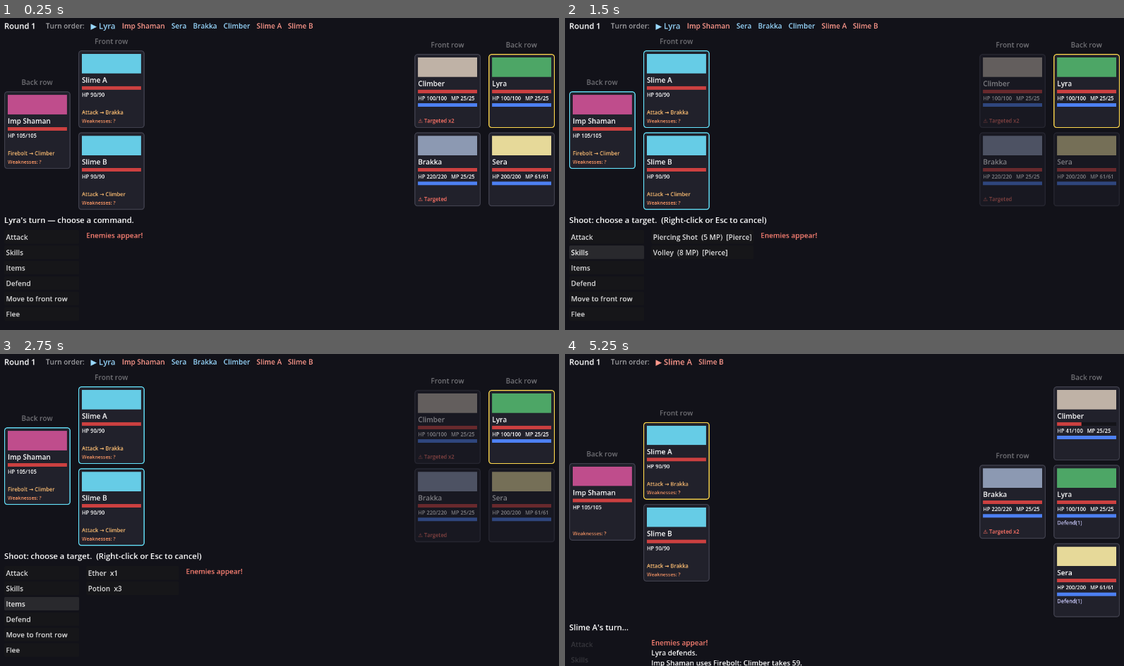
Above: before the commit, frames 1-4 (two rows, left to right).
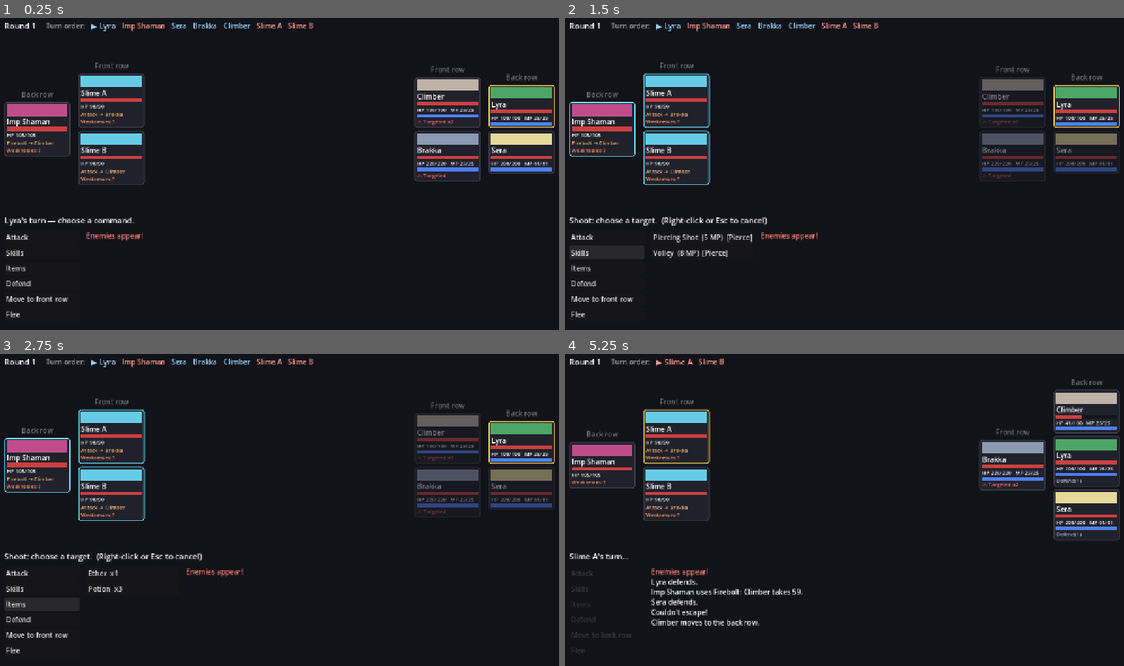
Above: after the commit, the same moments.

Repository: Wozo-bit/Tower-Climber
Game: Godot game, scene res://scenes/battle.tscn
Two runs of this game, one before a commit and one after it. Both use one fixed random seed, a clock stepped at 60 frames per second and the inputs below. This scene is started directly instead of the project's main scene.
Inputs (mouse positions are in pixels of both pictures, inside the frame that each line leads up to):
- Up to frame 1 (0.25 s): no input
- Up to frame 2 (1.5 s): click "Attack" at 0.5 s; click "Skills" at 1.25 s
- Up to frame 3 (2.75 s): click "Items" at 2 s
- Up to frame 4 (5.25 s): click "Defend" at 2.75 s; tap Enter at 3.5 s; drag from (604, 466) to (900, 438) at 3.52 s; click "Flee" at 4.25 s; click "Move to back row" at 5 s

The runs differ from the first frame. In frame 1, 11% of the frame differs, in the area x 0-100%, y 1-96%; in frame 2, 11%; in frame 3, 11%; in frame 4, 14%, in the area x 0-100%, y 1-100%.

Commit message:
Fit every screen to the window; battle commands always visible
- Scale the game to any window size / fullscreen (stretch canvas_items, expand)
- Battle screen needed up to 915px of height in a 720px game, pushing the
  commands off screen: compact unit cards (168px -> ~110px), hide empty
  status/intent lines, and let the battlefield scroll instead of growing

Co-Authored-By: Claude Opus 5.5 <noreply@anthropic.com>

Diff:
--- a/project.godot
+++ b/project.godot
@@ -24,3 +24,5 @@
 
 window/size/viewport_width=1280
 window/size/viewport_height=720
+window/stretch/mode="canvas_items"
+window/stretch/aspect="expand"
--- a/scripts/ui/battle/battle_screen.gd
+++ b/scripts/ui/battle/battle_screen.gd
@@ -464,10 +464,16 @@
 	top.add_child(_turn_strip)
 
 	# --- Middle: battlefield ---
+	# Scrolls (rarely) instead of growing, so the commands below always stay on screen.
+	var field_scroll := ScrollContainer.new()
+	field_scroll.size_flags_vertical = Control.SIZE_EXPAND_FILL
+	field_scroll.horizontal_scroll_mode = ScrollContainer.SCROLL_MODE_DISABLED
+	root.add_child(field_scroll)
 	var field := HBoxContainer.new()
+	field.size_flags_horizontal = Control.SIZE_EXPAND_FILL
 	field.size_flags_vertical = Control.SIZE_EXPAND_FILL
 	field.add_theme_constant_override("separation", 18)
-	root.add_child(field)
+	field_scroll.add_child(field)
 	for key in ["enemy_back", "enemy_front"]:
 		field.add_child(_make_column(key))
 	var spacer := Control.new()
@@ -483,7 +489,7 @@
 
 	# --- Bottom: commands | skills | log ---
 	var bottom := HBoxContainer.new()
-	bottom.custom_minimum_size.y = 220
+	bottom.custom_minimum_size.y = 210
 	bottom.add_theme_constant_override("separation", 16)
 	root.add_child(bottom)
 
@@ -535,7 +541,7 @@
 func _make_column(key: String) -> VBoxContainer:
 	var col := VBoxContainer.new()
 	col.alignment = BoxContainer.ALIGNMENT_CENTER
-	col.add_theme_constant_override("separation", 10)
+	col.add_theme_constant_override("separation", 6)
 	var header := Label.new()
 	header.text = key.split("_")[1].capitalize() + " row"
 	header.horizontal_alignment = HORIZONTAL_ALIGNMENT_CENTER
--- a/scripts/ui/battle/unit_card.gd
+++ b/scripts/ui/battle/unit_card.gd
@@ -33,16 +33,16 @@
 	_style.set_border_width_all(2)
 	_style.border_color = Color(0.25, 0.25, 0.3)
 	_style.set_corner_radius_all(6)
-	_style.set_content_margin_all(8)
+	_style.set_content_margin_all(6)
 	add_theme_stylebox_override("panel", _style)
 
 	var box := VBoxContainer.new()
-	box.add_theme_constant_override("separation", 3)
+	box.add_theme_constant_override("separation", 1)
 	box.mouse_filter = Control.MOUSE_FILTER_IGNORE
 	add_child(box)
 
 	_sprite = ColorRect.new()
-	_sprite.custom_minimum_size = Vector2(0, 44)
+	_sprite.custom_minimum_size = Vector2(0, 26)
 	_sprite.color = unit.color
 	_sprite.mouse_filter = Control.MOUSE_FILTER_IGNORE
 	box.add_child(_sprite)
@@ -118,6 +118,7 @@
 	if unit.side == Combatant.Side.ENEMY and unit.is_alive() and unit.stagger > 0:
 		tags.append("Stagger %d/%d" % [unit.stagger, unit.stagger_max])
 	_status.text = " ".join(tags)
+	_status.visible = _status.text != ""   # empty lines would still take up height
 	if unit.is_alive():
 		_sprite.color = unit.color   # also restores colour after a revive
 	else:
@@ -175,9 +176,11 @@
 
 func set_intent(text: String) -> void:
 	_intent.text = text
+	_intent.visible = text != ""
 	_intent.add_theme_color_override("font_color", Color(1.0, 0.75, 0.45))
 
 
 func set_threat(text: String) -> void:
 	_intent.text = text
+	_intent.visible = text != ""
 	_intent.add_theme_color_override("font_color", Color(1.0, 0.45, 0.4))
Not shown, changed: CLAUDE.md
